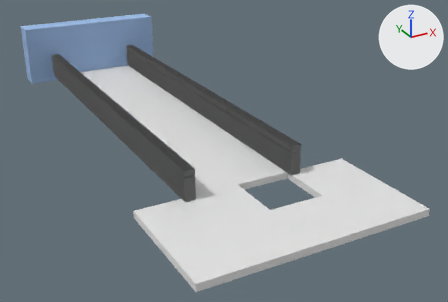
Two versions of the Blender file Assets/models/cave/room02/room02i.blend, one commit apart.
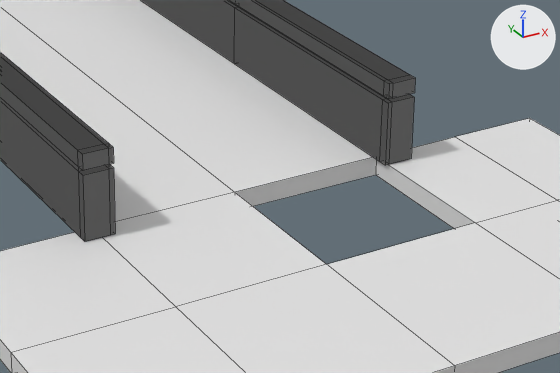
Each version is shown whole from a camera (50 mm lens) standing at (-211.6, -197.8, 3.1) and looking at (-189.1, -156.9, -17.4), then close up on the part from 35% to 79% of the width and 39% to 82% of the height. Arrows for +X, +Y and +Z are at upper right; the lights stay in place. The close-ups show mesh edges as thin lines.

The first close-up shows 'half_wall.003', 'observation_deck_platform'.
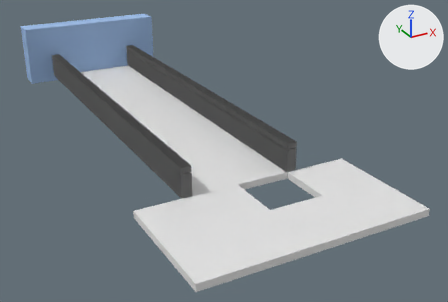
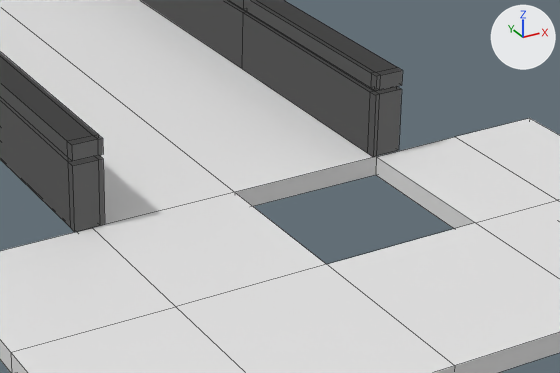
Changed parts and their boxes [x1, y1, x2, y2] in the close-ups (560 x 373 px):
'half_wall.003', reshaped, moved: before [0, 0, 415, 241]; after [0, 0, 403, 232]

The edits, one by one:
me_cube_007 has 246 vertices, 200 faces and spans x 3.7..4.4, y -7.5..7.7, z -2.7..-0.5.
me_cube_007 is used by ob_half_wall_003; location (-192.5, -150.17, -13.06); scale (1.0, 2.1, 1.0).
me_cube_007 part 1: all 48 vertices in x 3.7..4.4, y -7.5..-7.4, z -2.7..-0.5 are moved by (0.0, 0.5, 0.0).
Object 'half_wall.003' (ob_half_wall_003) moves from (-192.5, -150.17, -13.06) to (-192.5, -150.61, -13.06).
